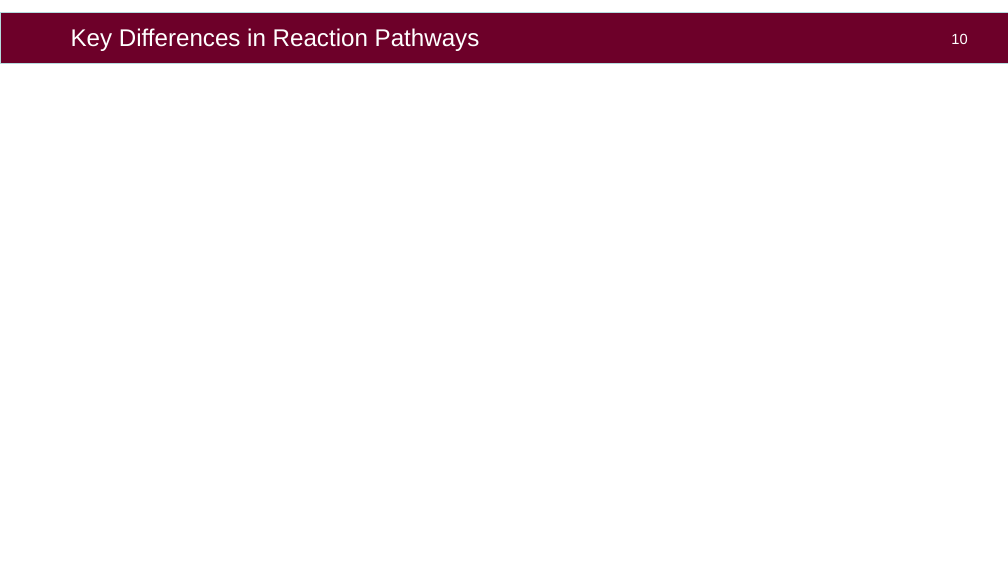
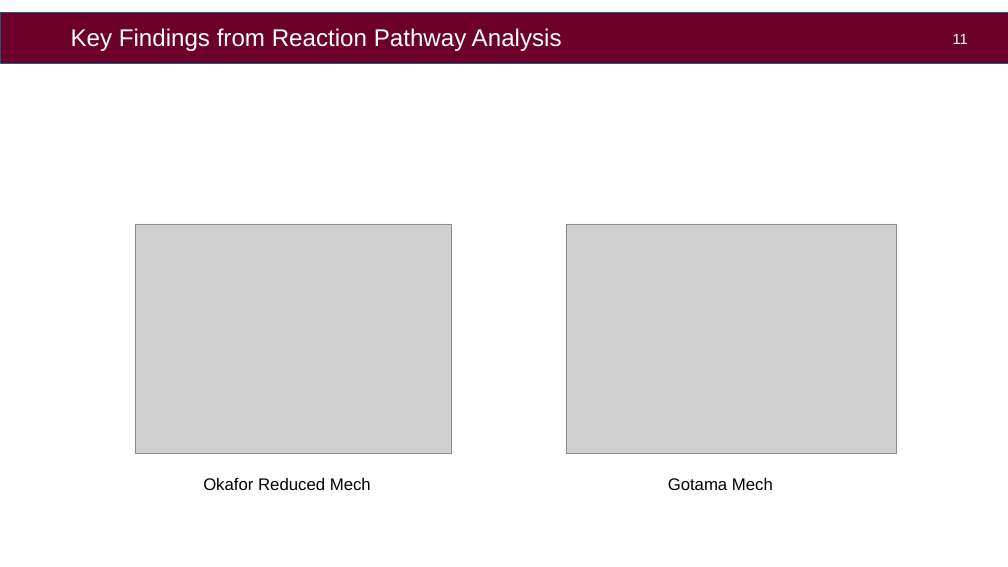
Before and after one commit to aahil-wq/lab-presentations, a slide deck: slide 12 of icfd2026/pres/kyushu_ppt_16-9.pptx (slide 11 before the commit). Drawn at 1008x567 pixels with LibreOffice and Linux fonts; fonts in the diff are those of the drawing; grey boxes stand for pictures; background and template pictures are left out. Boxes give left, top, right and bottom in pixels: in the first picture for what was removed or moved away, otherwise in the second. Text is boxed around its words. In the diff, an @@ line names an element or a change of style, - is before the commit and + after.

```diff
--- a/icfd2026/pres/kyushu_ppt_16-9.pptx
+++ b/icfd2026/pres/kyushu_ppt_16-9.pptx
@@ rectangle at (x1=0, y1=13, x2=1008, y2=64): outline #B6DCDF 0.75 pt to #125F82 0.75 pt @@
@@ title at (x1=71, y1=28, x2=562, y2=51): text changed @@
-Key Differences in Reaction Pathways
+Key Findings from Reaction Pathway Analysis
@@ page number at (x1=953, y1=34, x2=968, y2=44): text changed @@
-10
+11
@@ picture added at (x1=135, y1=224, x2=451, y2=454) @@
@@ picture added at (x1=566, y1=224, x2=897, y2=454) @@
@@ text added at (x1=203, y1=478, x2=773, y2=490), 16 pt, text #000000 @@
+Okafor Reduced Mech
+Gotama Mech
```
Also in this commit, not shown: 13 other slides changed, 8 slides added, 1 slide removed, 8 other files.
